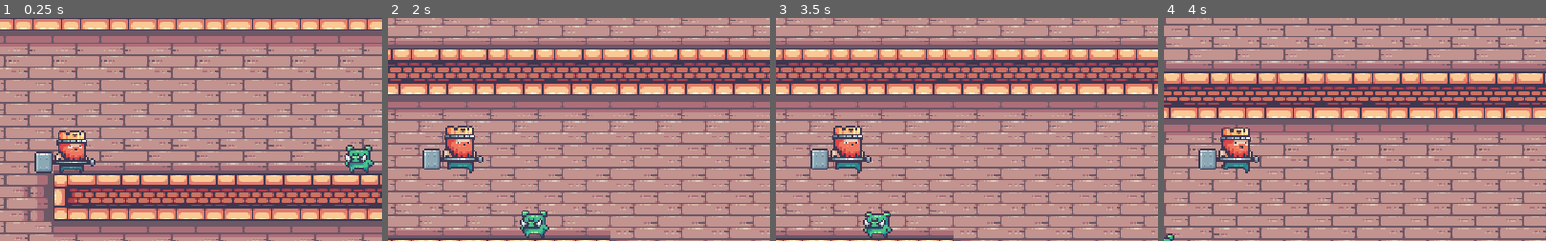
Above: before the commit, frames 1-4 (left to right).
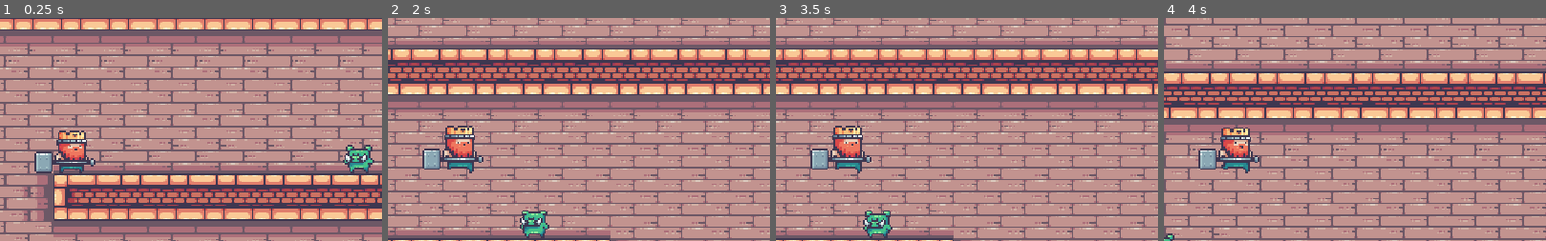
Above: after the commit, the same moments.

Repository: brunoskonrad/kings-and-pigs
Game: Godot game, scene res://Levels/Sandbox.tscn
Two runs of this game, one before a commit and one after it. Both use one fixed random seed, a clock stepped at 60 frames per second and the inputs below.
Inputs:
- Up to frame 1 (0.25 s): no input
- Up to frame 2 (2 s): hold Q (attack) 0.53-1.28 s; hold Right (ui_right) from 0.53 s (still down); tap Space (jump) at 0.77, 1.52 s; tap Q (attack) at 1.35 s
- Up to frame 3 (3.5 s): release Right (ui_right) at 2.03 s; hold Left (ui_left) 2.03-2.78 s; hold Q (attack) 2.03-2.78 s; hold Right (ui_right) from 2.78 s (still down); tap Q (attack) at 2.85 s; tap Space (jump) at 3.02 s
- Up to frame 4 (4 s): keep holding Right (ui_right); hold Q (attack) from 3.53 s (still down); tap Space (jump) at 3.77 s
The pictures show only the part of the screen within x 39-89%, y 21-71%; the shares and areas given below are measured in that part.

The runs differ from the first frame. In frame 1, less than 0.1% of the frame differs, in the area x 89-98%, y 62-67%; in frame 2, 0.3%, in the area x 34-43%, y 86-97%; in frame 3, 0.1%; in frame 4, nothing differs.

Commit message:
Reduce hammer collision area
To be only right in front of the character

Diff:
--- a/Actors/Enemies/Pig.tscn
+++ b/Actors/Enemies/Pig.tscn
@@ -82,7 +82,7 @@
 position = Vector2( 2.16744e-07, 0 )
 frames = SubResource( 14 )
 animation = "idle"
-frame = 4
+frame = 8
 playing = true
 
 [node name="CollisionShape2D" type="CollisionShape2D" parent="."]
--- a/Actors/Player/PlayerKing.tscn
+++ b/Actors/Player/PlayerKing.tscn
@@ -142,7 +142,7 @@
 extents = Vector2( 10.1579, 13.0345 )
 
 [sub_resource type="RectangleShape2D" id=27]
-extents = Vector2( 18.1967, 27.2009 )
+extents = Vector2( 18.1967, 13.1401 )
 
 [node name="PlayerKing" type="KinematicBody2D"]
 position = Vector2( 1.37911, 1.57613 )
@@ -153,6 +153,8 @@
 [node name="AnimatedSprite" type="AnimatedSprite" parent="."]
 frames = SubResource( 25 )
 animation = "idle"
+frame = 1
+playing = true
 script = ExtResource( 8 )
 
 [node name="BodyCollision" type="CollisionShape2D" parent="."]
